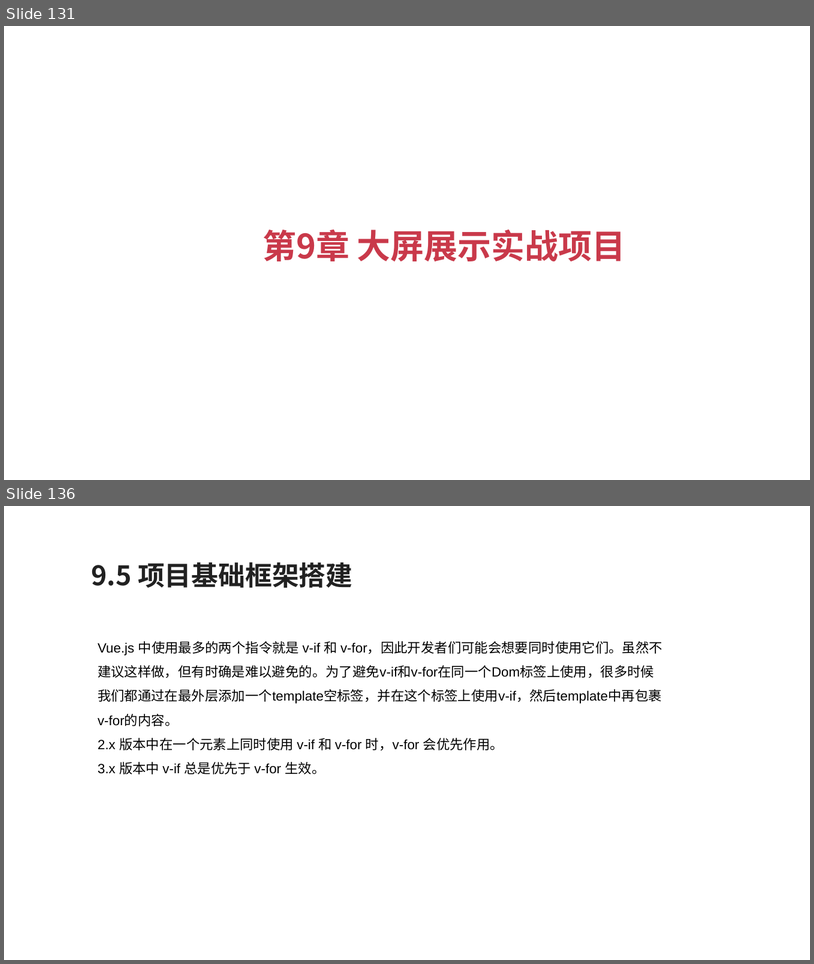
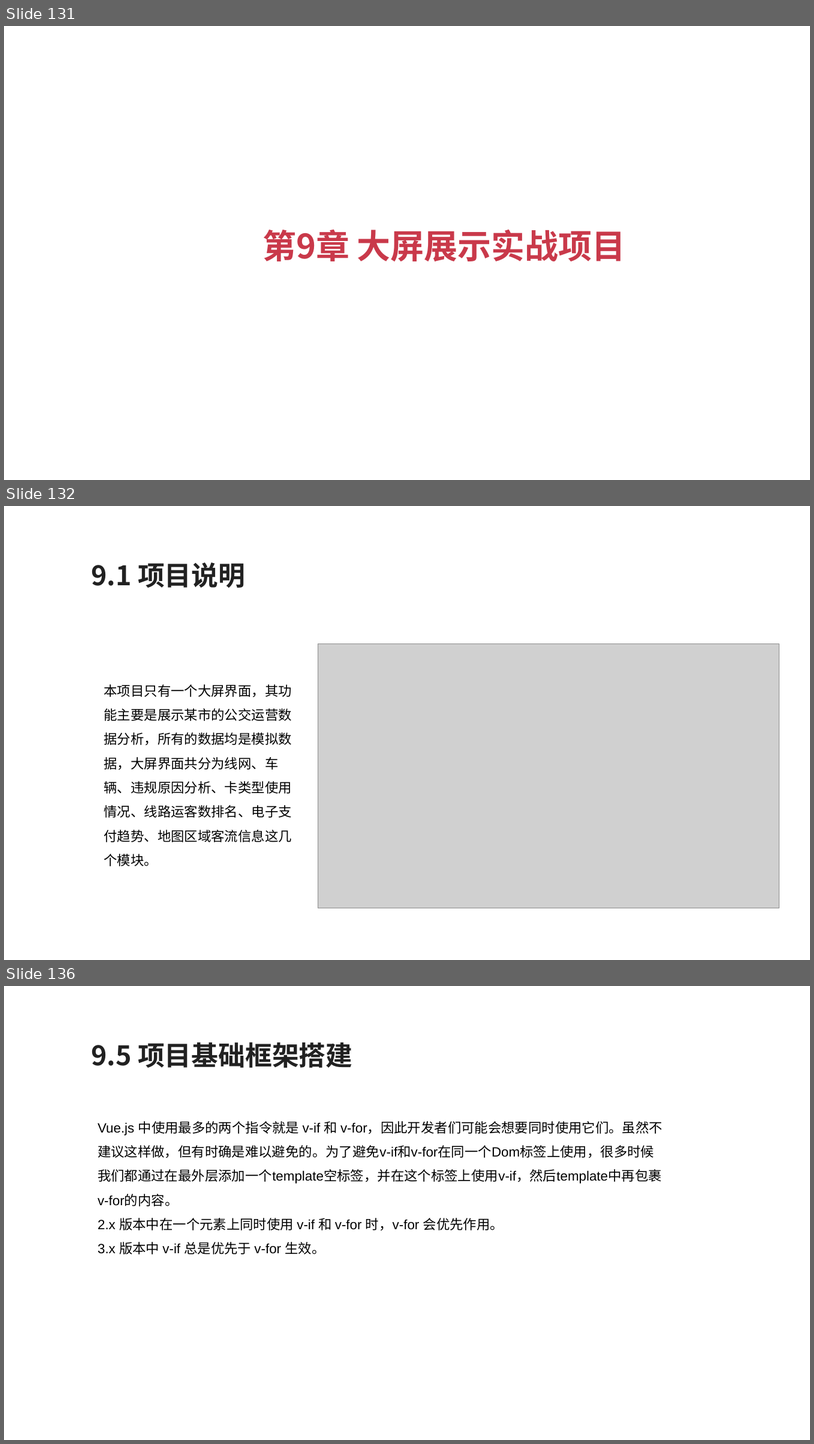
Before and after one commit to zouyujie/vue3_book_codes, a slide deck: Vue3+TypeScript开发指南.pptx. Shown one above the other, each under a label of ours: slides 131 and 136 before the commit, slides 131, 132 and 136 after it; the slides between them are not shown. The pictures are 814x964 and 814x1444 pixels, drawn with LibreOffice and Linux fonts; fonts in the diff are those of the drawing; grey boxes stand for pictures. Boxes give left, top, right and bottom in pixels: in the first picture for what was removed or moved away, otherwise in the second. Text is boxed around its words. In the diff, an @@ line names an element or a change of style, - is before the commit and + after.

```diff
--- a/Vue3+TypeScript开发指南.pptx
+++ b/Vue3+TypeScript开发指南.pptx
@@ slide 132 added at (4, 506, 810, 960), background #FFFFFF @@
@@ text added at (92, 562, 245, 588), 24 pt, text #212121, bold @@
+9.1 项目说明
@@ picture added at (318, 644, 780, 907) @@
@@ text added at (104, 684, 292, 866), 12 pt, text #000000 @@
+本项目只有一个大屏界面，其功能主要是展示某市的公交运营数据分析，所有的数据均是模拟数据，大屏界面共分为线网、车辆、违规原因分析、卡类型使用情况、线路运客数排名、电子支付趋势、地图区域客流信息这几个模块。
```
Also in this commit, not shown: 6 slides changed, 1 slide removed.
